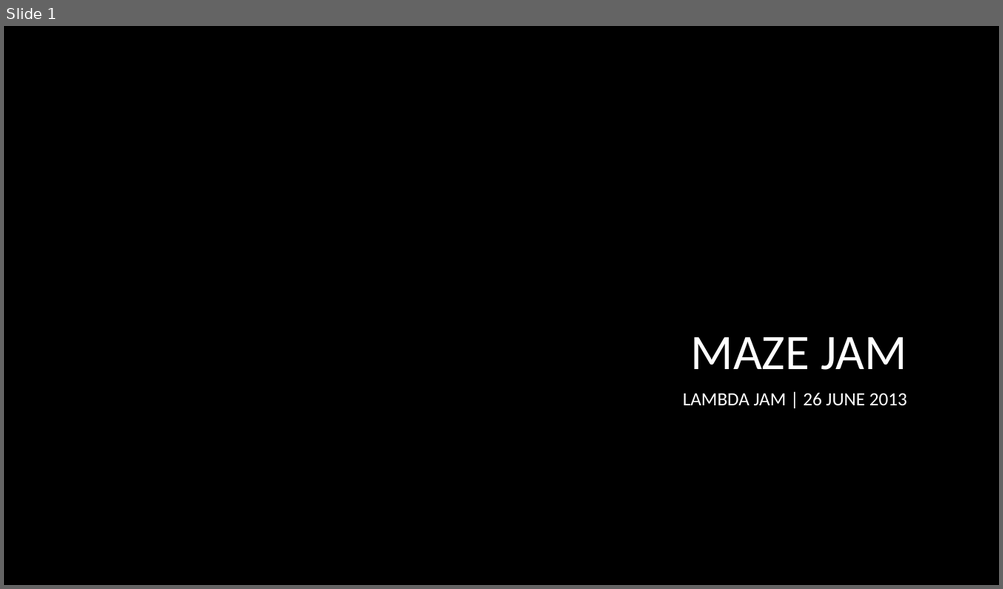
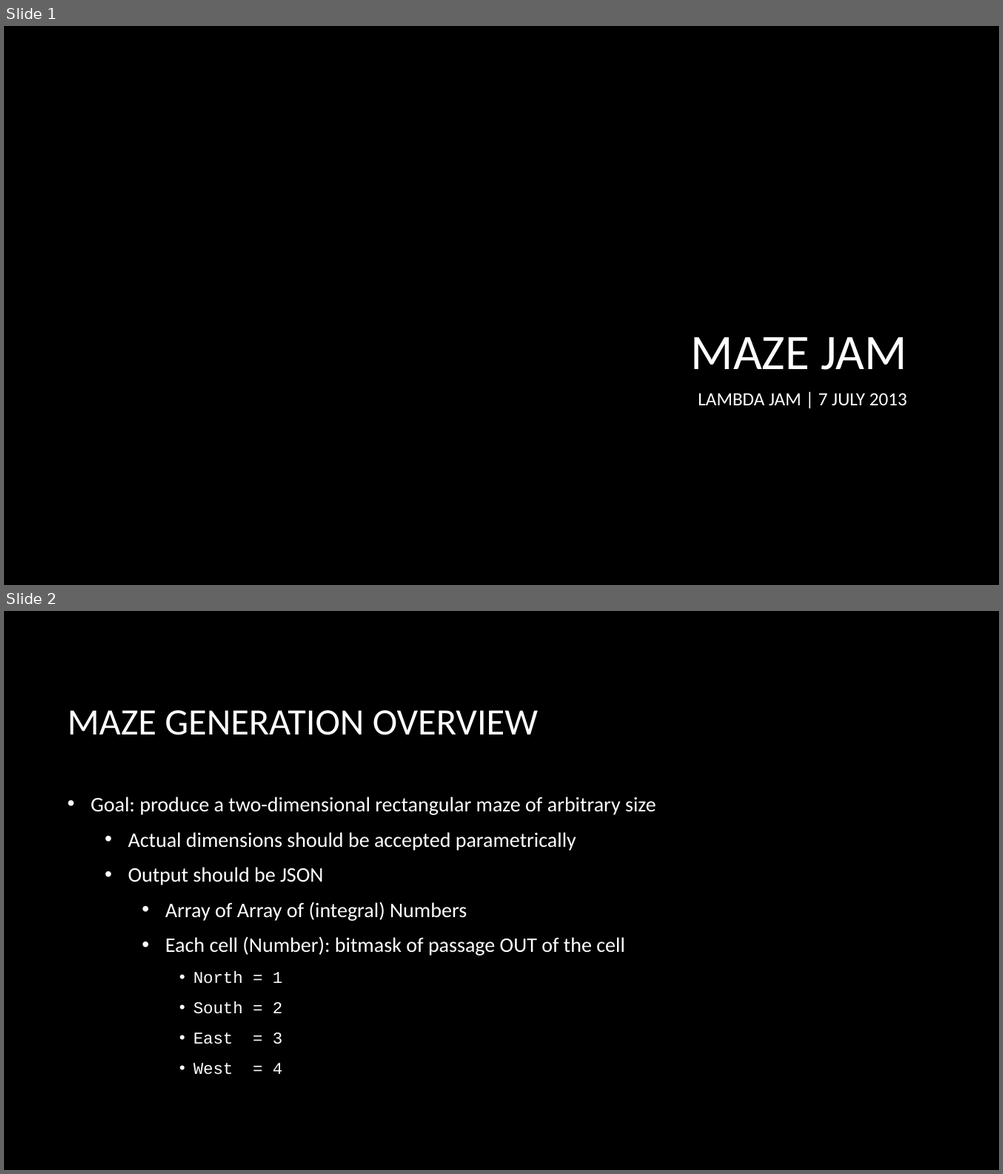
Before and after one commit to strangeloop/lambdajam2013, a slide deck: jams/maze/MazesJam.pptx. Shown one above the other, each under a label of ours: slide 1 before the commit, slides 1 and 2 after it. The pictures are 1003x589 and 1003x1174 pixels, drawn with LibreOffice and Linux fonts; fonts in the diff are those of the drawing; background and template pictures are left out. Boxes give left, top, right and bottom in pixels: in the first picture for what was removed or moved away, otherwise in the second. Text is boxed around its words. In the diff, an @@ line names an element or a change of style, - is before the commit and + after.

```diff
--- a/jams/maze/MazesJam.pptx
+++ b/jams/maze/MazesJam.pptx
@@ slide 2 added at [4, 611, 999, 1170], background picture (left out) @@
@@ title added at [68, 710, 538, 735], 36 pt, text #FFFFFF @@
+MAZE GENERATION OVERVIEW
@@ text added at [91, 797, 656, 1075], 20 pt, text #FFFFFF @@
+• Goal: produce a two-dimensional rectangular maze of arbitrary size
+  • Actual dimensions should be accepted parametrically
+  • Output should be JSON
+    • Array of Array of (integral) Numbers
+    • Each cell (Number): bitmask of passage OUT of the cell
+      • North = 1
+      • South = 2
+      • East = 3
+      • West = 4
@@ slide 1 changed as well @@
@@ subtitle at [697, 393, 907, 406]: text changed @@
-LAMBDA JAM | 26 JUNE 2013
+LAMBDA JAM | 7 JULY 2013
```
Also in this commit, not shown: 5 other slides added, 3 other files.
